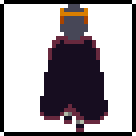
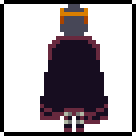
Two versions of the same layered image (136 × 136). Layer-by-layer changes:
showed "8" over [40, 36, 108, 132]
showed "7" over [40, 36, 108, 132]
showed "6" over [40, 36, 108, 132]
showed "4" over [40, 36, 108, 132]
showed "3" over [40, 36, 108, 132]
showed "2" over [40, 36, 108, 132]
showed "1" over [40, 36, 108, 132]
